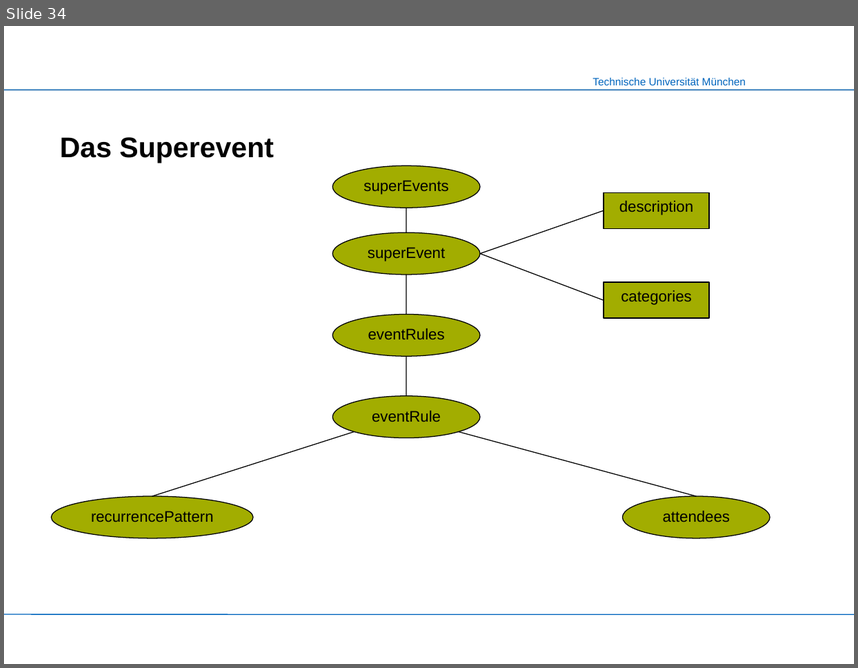
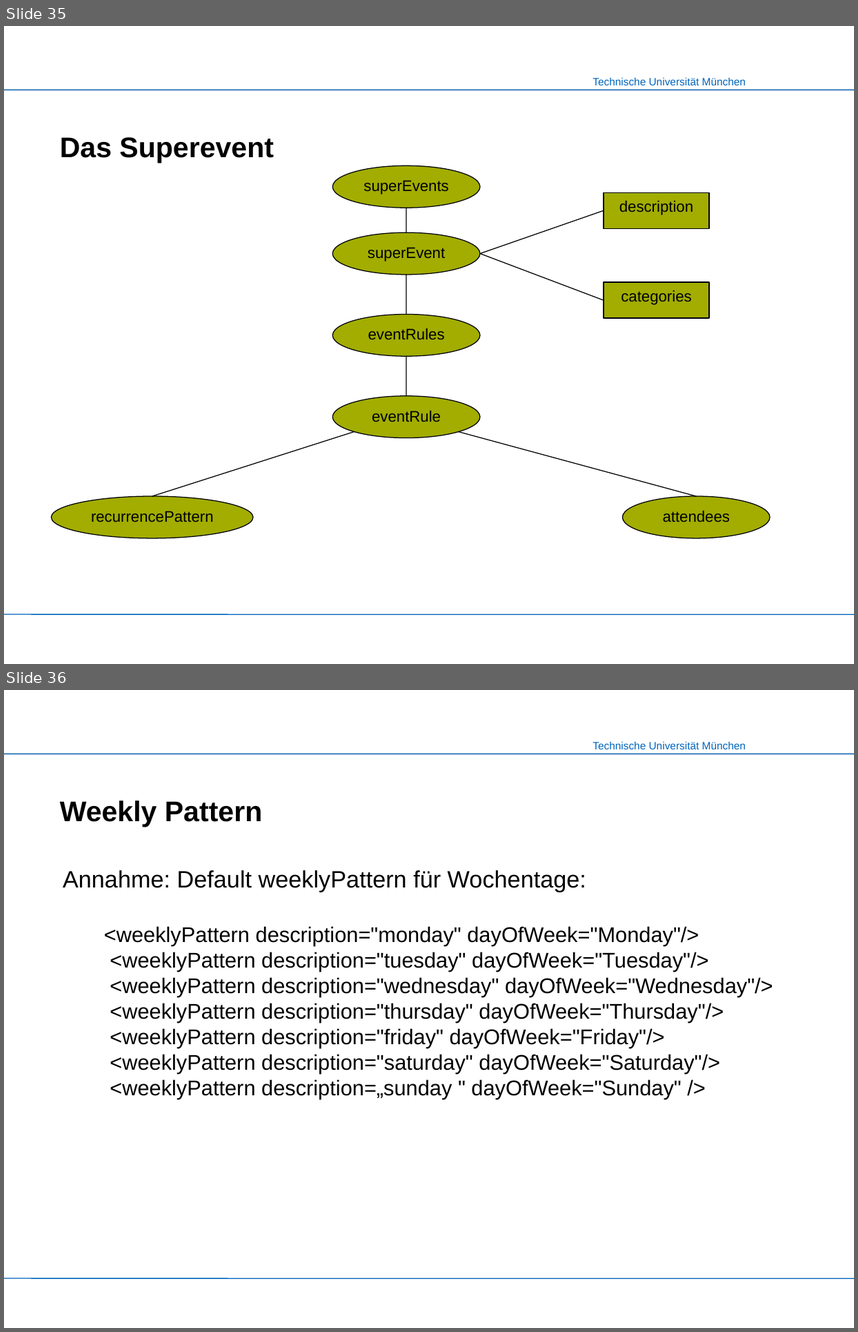
Before and after one commit to mokshasoul/XML-Praktikum, a slide deck: Slides/Slides_CalendarX-1.ppt. Shown one above the other, each under a label of ours: slide 34 before the commit, slides 35 and 36 after it. The pictures are 858x668 and 858x1332 pixels, drawn with LibreOffice and Linux fonts; fonts in the diff are those of the drawing; background and template pictures are left out. Boxes give left, top, right and bottom in pixels: in the first picture for what was removed or moved away, otherwise in the second. Text is boxed around its words. In the diff, an @@ line names an element or a change of style, - is before the commit and + after.

```diff
--- a/Slides/Slides_CalendarX-1.ppt
+++ b/Slides/Slides_CalendarX-1.ppt
@@ slide 36 added at [4, 690, 854, 1328], background #FFFFFF; not listed: 4 template elements that a slide beside it also shows @@
@@ title added at [60, 800, 262, 827], 24 pt, text #000000, bold @@
+Weekly Pattern
@@ text added at [63, 870, 773, 1099], 18 pt, text #000000 @@
+Annahme: Default weeklyPattern für Wochentage:
+<weeklyPattern description="monday" dayOfWeek="Monday"/>
+<weeklyPattern description="tuesday" dayOfWeek="Tuesday"/>
+<weeklyPattern description="wednesday" dayOfWeek="Wednesday"/>
+<weeklyPattern description="thursday" dayOfWeek="Thursday"/>
+<weeklyPattern description="friday" dayOfWeek="Friday"/>
+<weeklyPattern description="saturday" dayOfWeek="Saturday"/>
+<weeklyPattern description=„sunday " dayOfWeek="Sunday" />
@@ what was slide 34 is now slide 35 @@
```
Also in this commit, not shown: 12 slides changed, 6 other slides added, 5 slides removed.
